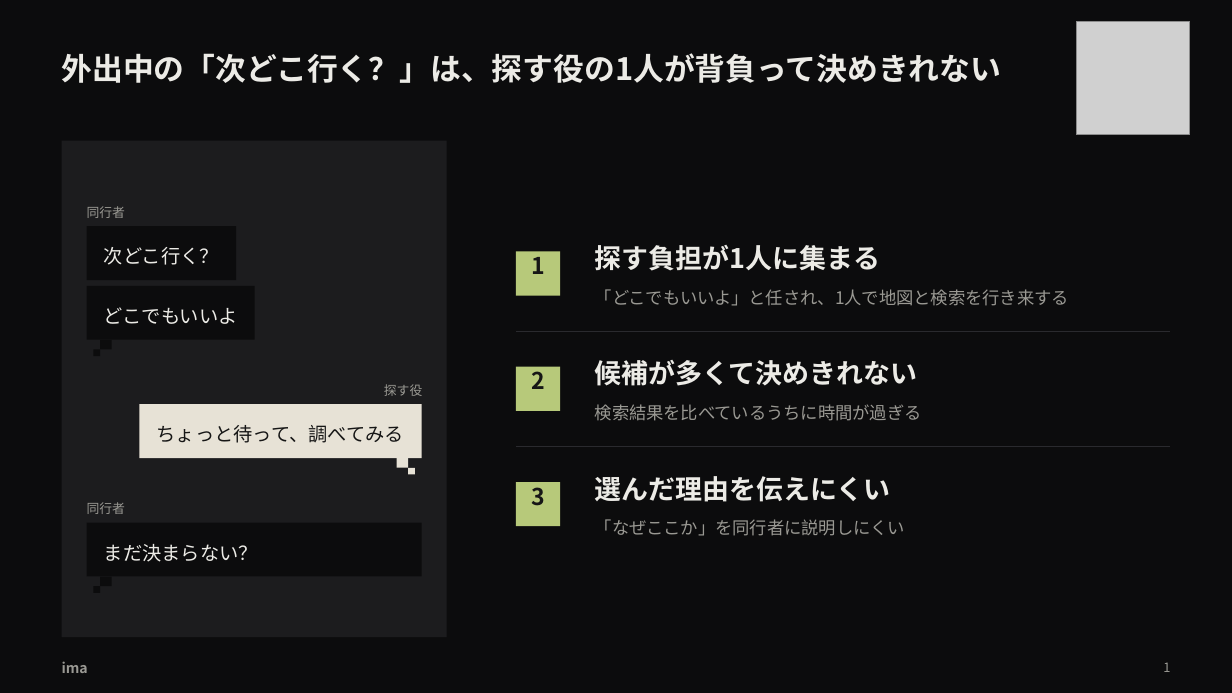
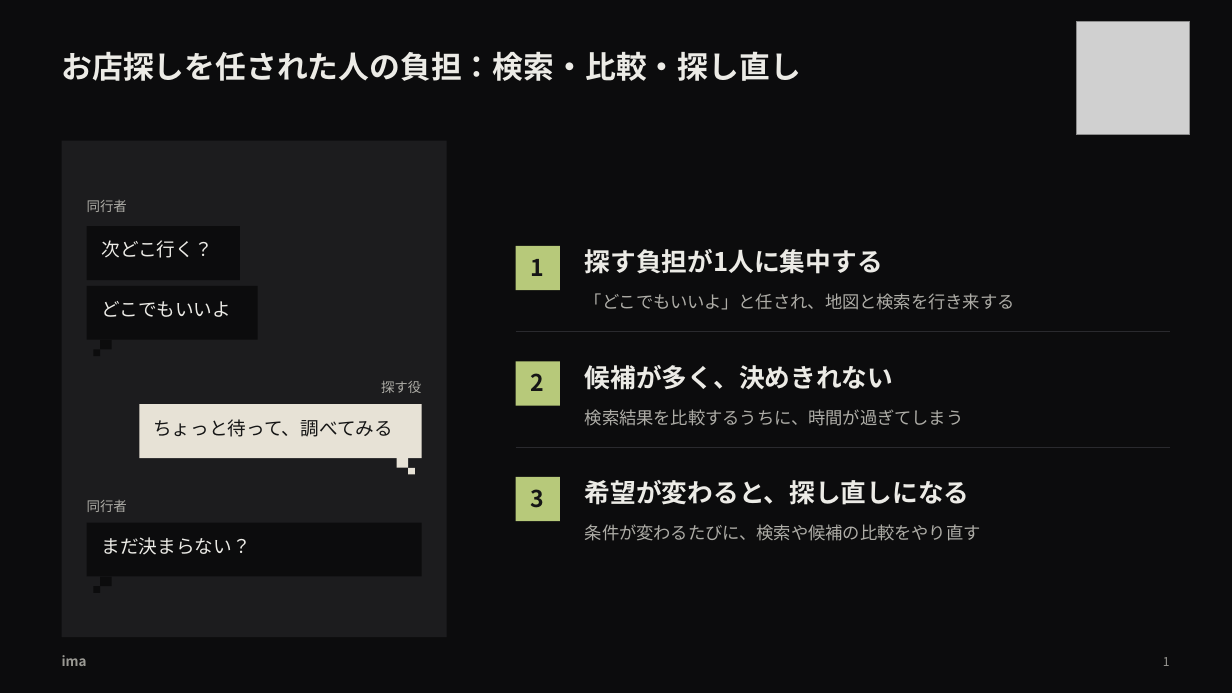
Before and after one commit to takapom/ima-app, a slide deck: slide 2 of docs/pitch/ima-pitch.pptx. Drawn at 1232x693 pixels with LibreOffice and Linux fonts; fonts in the diff are those of the drawing; grey boxes stand for pictures. Boxes give left, top, right and bottom in pixels: in the first picture for what was removed or moved away, otherwise in the second. Text is boxed around its words. In the diff, an @@ line names an element or a change of style, - is before the commit and + after.

```diff
--- a/docs/pitch/ima-pitch.pptx
+++ b/docs/pitch/ima-pitch.pptx
@@ text at box(62, 51, 801, 81): text changed @@
-外出中の「次どこ行く？」は、探す役の1人が背負って決めきれない
+お店探しを任された人の負担：検索・比較・探し直し
@@ text "同行者" at box(87, 200, 127, 212): size 10 to 10.5 pt, text colour #9A9993 to #AEADA7; line spacing 14.6pt to 14.5pt @@
@@ alignment left to centre; line spacing 18pt to 19.8pt; vertical alignment top to middle in 3 elements at box(531, 489, 545, 508), box(531, 373, 545, 391), box(531, 259, 545, 276) @@
@@ text "1": place and size @@
-text "1" at box(531, 251, 545, 274)
+text "1" at box(531, 259, 545, 276)
@@ text at box(585, 249, 883, 274): text changed; size 21 to 20 pt @@
-探す負担が1人に集まる
+探す負担が1人に集中する
@@ text at box(585, 293, 1015, 310): text changed; text colour #9A9993 to #AEADA7 @@
-「どこでもいいよ」と任され、1人で地図と検索を行き来する
+「どこでもいいよ」と任され、地図と検索を行き来する
@@ text "探す役" at box(381, 381, 421, 393): size 10 to 10.5 pt, text colour #9A9993 to #AEADA7; alignment left to right; line spacing 14.6pt to 14.5pt @@
@@ text "2": place and size @@
-text "2" at box(531, 366, 545, 389)
+text "2" at box(531, 373, 545, 391)
@@ text at box(585, 365, 893, 390): text changed; size 21 to 20 pt @@
-候補が多くて決めきれない
+候補が多く、決めきれない
@@ text at box(585, 409, 964, 426): text changed; text colour #9A9993 to #AEADA7 @@
-検索結果を比べているうちに時間が過ぎる
+検索結果を比較するうちに、時間が過ぎてしまう
@@ text "3": place and size @@
-text "3" at box(531, 481, 545, 506)
+text "3" at box(531, 489, 545, 508)
@@ 3 rectangles: place and size @@
-3 rectangles at box(516, 251, 560, 527)
+3 rectangles at box(516, 246, 560, 521)
@@ text "同行者" at box(87, 500, 127, 512): size 10 to 10.5 pt, text colour #9A9993 to #AEADA7; line spacing 14.6pt to 14.5pt @@
@@ text at box(585, 480, 970, 505): text changed; size 21 to 20 pt @@
-選んだ理由を伝えにくい
+希望が変わると、探し直しになる
@@ size 15 to 14.5 pt; line spacing 22.5pt to 20pt in 4 elements at box(153, 419, 393, 437), box(102, 301, 231, 317), box(102, 240, 213, 258), box(102, 537, 251, 555) @@
@@ text at box(585, 524, 981, 541): text changed; text colour #9A9993 to #AEADA7 @@
-「なぜここか」を同行者に説明しにくい
+条件が変わるたびに、検索や候補の比較をやり直す
@@ text "ima" at box(62, 655, 87, 666): size 11 to 10.5 pt; line spacing 16.9pt to 12.6pt @@
@@ text "1" at box(1163, 657, 1170, 666): size 10 to 9.5 pt; alignment left to right; line spacing 14.6pt to 11.4pt @@
```
Also in this commit, not shown: 7 other slides changed.
